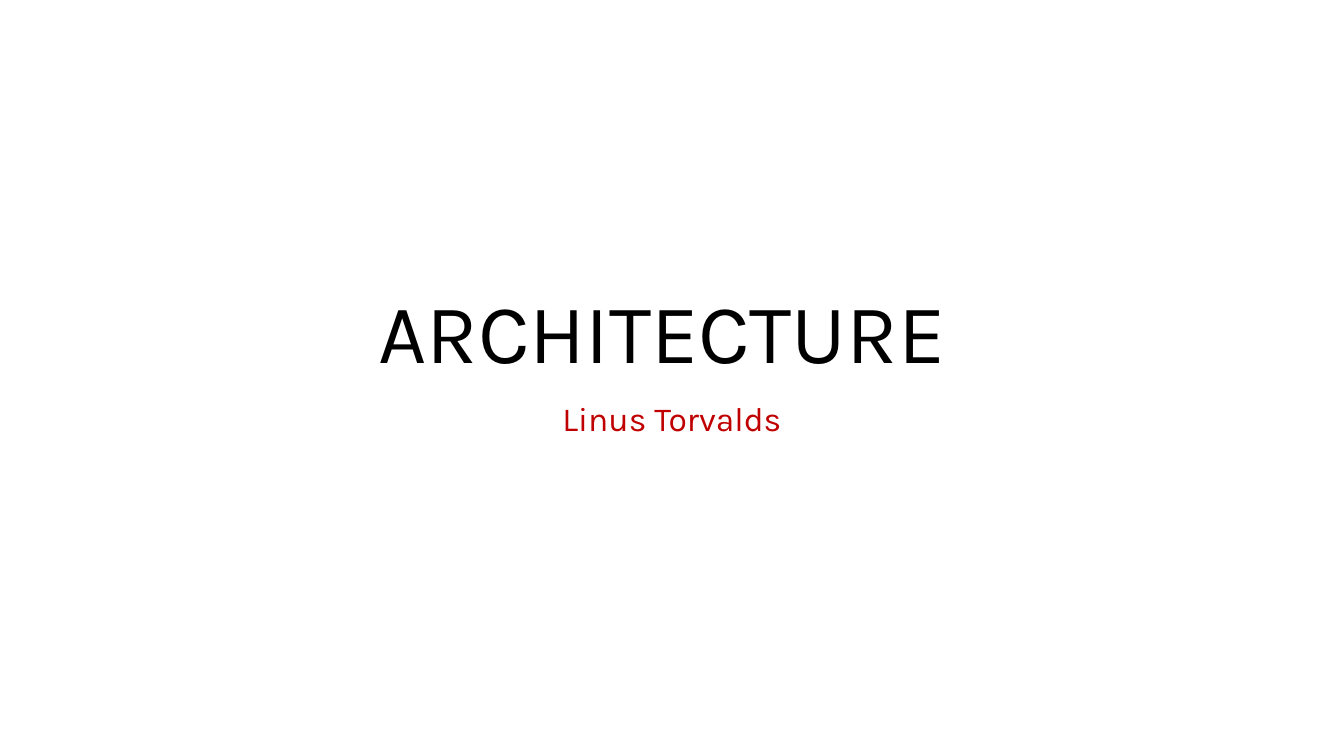
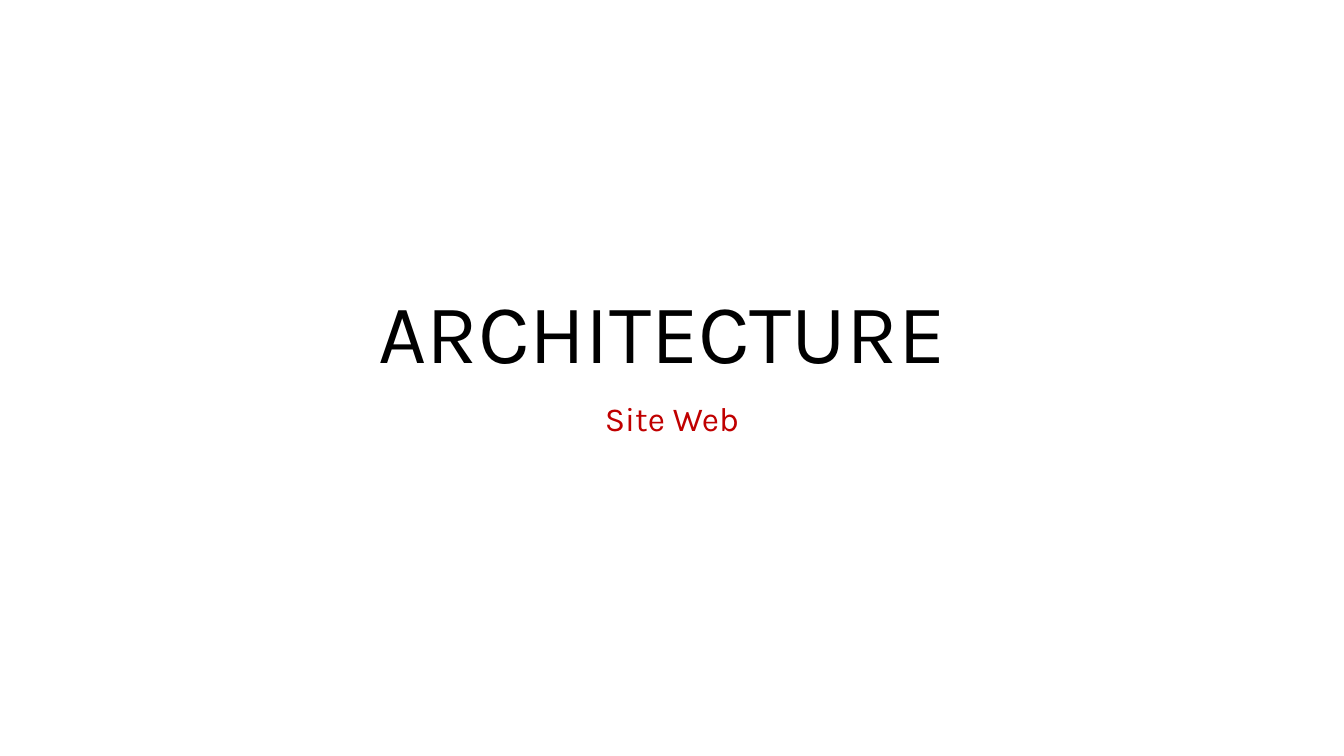
Before and after one commit to stanfrbd/stcodin, a slide deck: slide 5 of documents/Projet_Codin_StanislasMedrano_MohamedBoukhtam.pptx (slide 3 before the commit). Drawn at 1344x756 pixels with LibreOffice and Linux fonts; fonts in the diff are those of the drawing; background and template pictures are left out. Boxes give left, top, right and bottom in pixels: in the first picture for what was removed or moved away, otherwise in the second. Text is boxed around its words. In the diff, an @@ line names an element or a change of style, - is before the commit and + after.

```diff
--- a/documents/Projet_Codin_StanislasMedrano_MohamedBoukhtam.pptx
+++ b/documents/Projet_Codin_StanislasMedrano_MohamedBoukhtam.pptx
@@ subtitle at [605,408,739,432]: text changed @@
-Linus Torvalds
+Site Web
```
Also in this commit, not shown: 3 other slides changed, 10 slides added, 2 slides removed, 2 other files.
